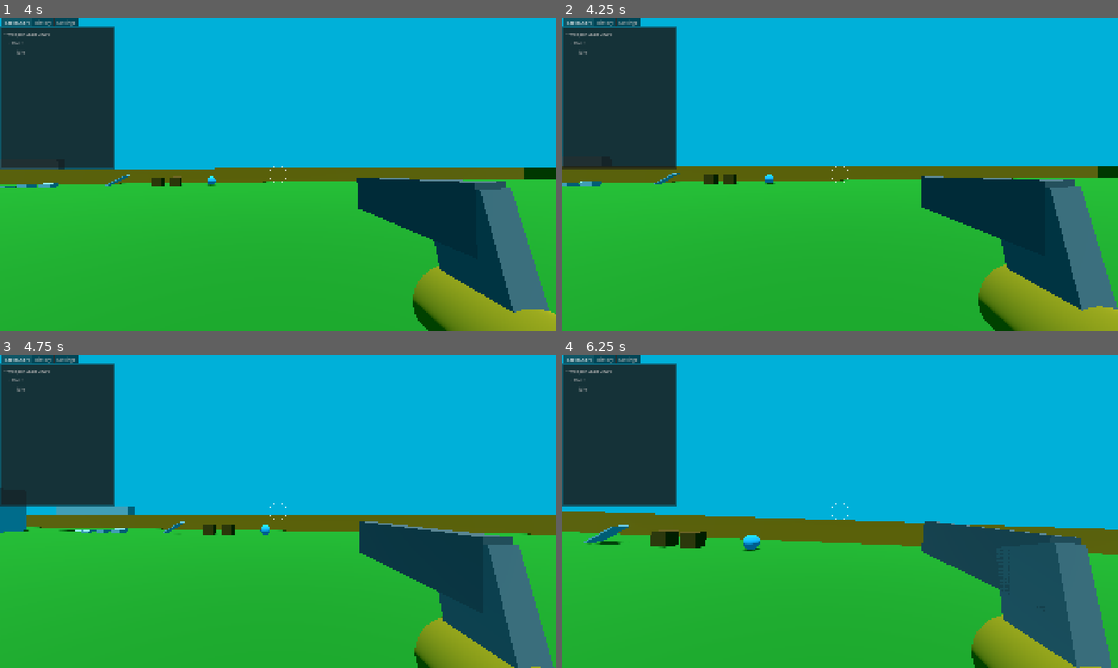
Above: before the commit, frames 1-4 (two rows, left to right).
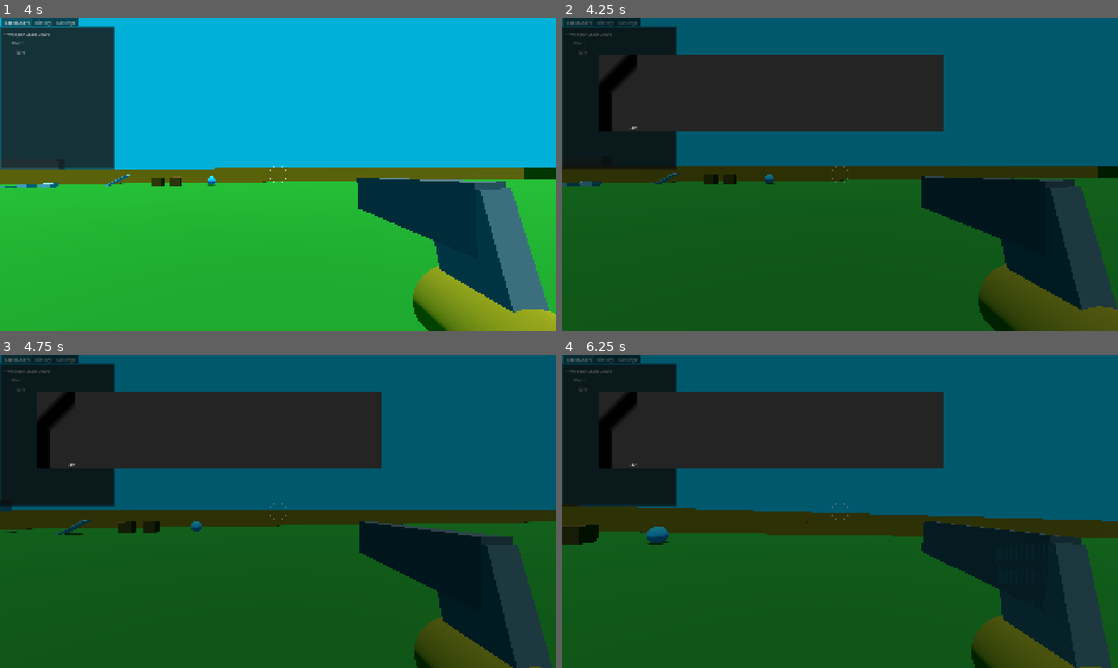
Above: after the commit, the same moments.

Repository: janisl/rpg-core
Game: Godot game, scene res://systems/main_scene.tscn
The game is run twice, just before and just after one commit, with the same random seed, the same clock (stepped at 60 frames per second) and the same inputs.
Inputs (mouse positions are in pixels of both pictures, inside the frame that each line leads up to):
- Up to frame 1 (4 s): move the mouse to (305, 174) at 0.52 s; hold Shift (crouch) 0.53-1.28 s; hold W (forward) from 0.53 s (still down); tap Space (jump) at 0.77, 1.52, 3.02, 3.77 s; move the mouse to (250, 174) at 1.27 s; click (250, 174) at 1.35 s; move the mouse to (289, 168) at 2.02 s; hold Ctrl (sprint) 2.03-2.78 s; move the mouse to (272, 180) at 2.77 s; tap Z (test) at 2.85 s; move the mouse to (316, 177) at 3.52 s; tap 1 at 3.6 s
- Up to frame 2 (4.25 s): keep holding W (forward); tap Tab (inventory, bound only after the commit) at 4.15 s
- Up to frame 3 (4.75 s): keep holding W (forward); move the mouse to (233, 508) at 4.27 s; tap Shift (crouch) at 4.35 s; tap Space (jump) at 4.52 s
- Up to frame 4 (6.25 s): move the mouse to (845, 511) at 5.02 s; press the mouse at (845, 511) at 5.03 s; move the mouse to (817, 505) at 5.77 s; release W (forward) at 5.78 s; release the mouse at (817, 505) at 5.78 s; hold D (right) from 5.78 s (still down); tap Ctrl (sprint) at 5.85 s; tap Space (jump) at 6.02 s

Frame 1 is identical in both runs. In frame 2, 97% of the frame differs, in the area x 0-100%, y 0-100%; in frame 3, 97%; in frame 4, 97%.

Commit message:
In-game inventory screen

Diff:
--- a/project.godot
+++ b/project.godot
@@ -112,6 +112,11 @@
 "events": [Object(InputEventMouseButton,"resource_local_to_scene":false,"resource_name":"","device":-1,"window_id":0,"a …(258 unchanged characters)…
 ]
 }
+inventory={
+"deadzone": 0.2,
+"events": [Object(InputEventKey,"resource_local_to_scene":false,"resource_name":"","device":-1,"window_id":0,"alt_pressed":false,"shift_pressed":false,"ctrl_pressed":false,"meta_pressed":false,"pressed":false,"keycode":0,"physical_keycode":4194306,"key_label":0,"unicode":0,"location":0,"echo":false,"script":null)
+]
+}
 
 [layer_names]
 
--- /dev/null
+++ b/ui/in_game_screen/in_game_screen.gd
@@ -0,0 +1,35 @@
+class_name InGameScreen
+extends Control
+
+const ITEM_SLOT_CONTROL = preload("uid://d3nmme6bfak14")
+
+@onready var slots_container: FlowContainer = $ColorRect/SlotsContainer
+
+var _player: Player
+
+
+func _ready() -> void:
+	_player = get_tree().get_nodes_in_group("player")[0]
+
+
+func show_screen() -> void:
+	visible = true
+	_recreate_slots()
+
+
+func hide_screen() -> void:
+	visible = false
+	_clear()
+
+
+func _clear() -> void:
+	for c in slots_container.get_children():
+		c.queue_free()
+
+
+func _recreate_slots() -> void:
+	_clear()
+	for i in _player.inventory.slots.size():
+		var slot := ITEM_SLOT_CONTROL.instantiate() as ItemSlotControl
+		slots_container.add_child(slot)
+		slot.init(_player.inventory, i)
--- /dev/null
+++ b/ui/in_game_screen/in_game_screen.tscn
@@ -0,0 +1,34 @@
+[gd_scene format=3 uid="uid://li5ryexfavom"]
+
+[ext_resource type="Script" uid="uid://ni25kqrant6d" path="res://ui/in_game_screen/in_game_screen.gd" id="1_kbxrr"]
+[ext_resource type="PackedScene" uid="uid://d3nmme6bfak14" path="res://ui/in_game_screen/item_slot_control.tscn" id="1_lihay"]
+
+[node name="InGameScreen" type="Control" unique_id=606499691]
+layout_mode = 3
+anchors_preset = 15
+anchor_right = 1.0
+anchor_bottom = 1.0
+grow_horizontal = 2
+grow_vertical = 2
+script = ExtResource("1_kbxrr")
+
+[node name="ColorRect" type="ColorRect" parent="." unique_id=311715911]
+layout_mode = 1
+anchors_preset = 15
+anchor_right = 1.0
+anchor_bottom = 1.0
+grow_horizontal = 2
+grow_vertical = 2
+color = Color(0, 0, 0, 0.49803922)
+
+[node name="SlotsContainer" type="FlowContainer" parent="ColorRect" unique_id=648689634]
+layout_mode = 0
+offset_left = 128.0
+offset_top = 128.0
+offset_right = 1368.0
+offset_bottom = 386.0
+theme_override_constants/h_separation = 2
+theme_override_constants/v_separation = 2
+
+[node name="ColorRect" parent="ColorRect/SlotsContainer" unique_id=1931404340 instance=ExtResource("1_lihay")]
+layout_mode = 2
--- /dev/null
+++ b/ui/in_game_screen/item_slot_control.gd
@@ -0,0 +1,36 @@
+class_name ItemSlotControl
+extends ColorRect
+
+var _inventory: Inventory
+var _index: int
+
+@onready var item_icon: TextureRect = $ItemIcon
+@onready var amount_label: Label = $AmountLabel
+
+
+func init(inventory: Inventory, index: int) -> void:
+	_inventory = inventory
+	_index = index
+	_update_slot()
+	_inventory.slot_changed.connect(_on_slot_changed)
+
+
+func _on_slot_changed(index: int) -> void:
+	if index != _index:
+		return
+	_update_slot()
+
+
+func _update_slot() -> void:
+	var stack := _inventory.slots[_index]
+	if not stack or not stack.is_valid:
+		item_icon.visible = false
+		amount_label.visible = false
+	else:
+		item_icon.visible = true
+		item_icon.texture = stack.item.icon
+		if stack.amount == 1:
+			amount_label.visible = false
+		else:
+			amount_label.visible = true
+			amount_label.text = str(stack.amount)
--- /dev/null
+++ b/ui/in_game_screen/item_slot_control.tscn
@@ -0,0 +1,36 @@
+[gd_scene format=3 uid="uid://d3nmme6bfak14"]
+
+[ext_resource type="Script" uid="uid://b01wyvqydf1sn" path="res://ui/in_game_screen/item_slot_control.gd" id="1_ij2ti"]
+
+[node name="ColorRect" type="ColorRect" unique_id=1931404340]
+custom_minimum_size = Vector2(130, 130)
+color = Color(0.14044744, 0.14044747, 0.14044738, 1)
+script = ExtResource("1_ij2ti")
+
+[node name="ItemIcon" type="TextureRect" parent="." unique_id=1779587367]
+layout_mode = 1
+anchors_preset = 15
+anchor_right = 1.0
+anchor_bottom = 1.0
+offset_left = 1.0
+offset_top = 1.0
+offset_right = 1.0
+offset_bottom = 1.0
+grow_horizontal = 2
+grow_vertical = 2
+
+[node name="AmountLabel" type="Label" parent="." unique_id=2075202681]
+layout_mode = 1
+anchors_preset = 3
+anchor_left = 1.0
+anchor_top = 1.0
+anchor_right = 1.0
+anchor_bottom = 1.0
+offset_left = -41.0
+offset_top = -24.0
+offset_right = -1.0
+offset_bottom = -1.0
+grow_horizontal = 0
+grow_vertical = 0
+text = "999"
+horizontal_alignment = 2
--- a/ui/user_interface.gd
+++ b/ui/user_interface.gd
@@ -1,11 +1,20 @@
 extends CanvasLayer
 
 @onready var water_ripple_overlay: TextureRect = $WaterRippleOverlay
+@onready var in_game_screen: InGameScreen = $InGameScreen
 
 
 func _ready() -> void:
 	GlobalManager.camera_underwater_effect_changed.connect(_on_camera_underwater_effect_changed)
 
 
+func _unhandled_input(event: InputEvent) -> void:
+	if event.is_action_pressed("inventory"):
+		if in_game_screen.visible:
+			in_game_screen.hide_screen()
+		else:
+			in_game_screen.show_screen()
+
+
 func _on_camera_underwater_effect_changed() -> void:
 	water_ripple_overlay.visible = GlobalManager.camera_underwater_effect
--- a/ui/user_interface.tscn
+++ b/ui/user_interface.tscn
@@ -3,6 +3,7 @@
 [ext_resource type="Script" uid="uid://blwu7xyl5slu4" path="res://ui/reticle_control.gd" id="1_mm06q"]
 [ext_resource type="Script" uid="uid://btgmq5uw4sufl" path="res://ui/user_interface.gd" id="1_r3gyj"]
 [ext_resource type="Shader" uid="uid://bd7wk8i5mqe5g" path="res://shaders/camera_water_overlay.gdshader" id="1_ue2kl"]
+[ext_resource type="PackedScene" uid="uid://li5ryexfavom" path="res://ui/in_game_screen/in_game_screen.tscn" id="4_5skvp"]
 
 [sub_resource type="ShaderMaterial" id="ShaderMaterial_r3gyj"]
 shader = ExtResource("1_ue2kl")
@@ -36,3 +37,7 @@
 layout_mode = 2
 script = ExtResource("1_mm06q")
 metadata/_custom_type_script = "uid://blwu7xyl5slu4"
+
+[node name="InGameScreen" parent="." unique_id=606499691 instance=ExtResource("4_5skvp")]
+process_mode = 3
+visible = false
--- a/weapons/resources/laser.tres
+++ b/weapons/resources/laser.tres
@@ -11,6 +11,8 @@
 
 [sub_resource type="GradientTexture2D" id="GradientTexture2D_wsopd"]
 gradient = SubResource("Gradient_shorh")
+width = 128
+height = 128
 fill_to = Vector2(1, 1)
 
 [resource]
--- a/weapons/resources/pistol.tres
+++ b/weapons/resources/pistol.tres
@@ -10,6 +10,8 @@
 
 [sub_resource type="GradientTexture2D" id="GradientTexture2D_8hv22"]
 gradient = SubResource("Gradient_cm5tq")
+width = 128
+height = 128
 fill_to = Vector2(1, 1)
 
 [resource]
--- a/weapons/resources/shotgun.tres
+++ b/weapons/resources/shotgun.tres
@@ -10,6 +10,8 @@
 
 [sub_resource type="GradientTexture2D" id="GradientTexture2D_8hv22"]
 gradient = SubResource("Gradient_vy2tt")
+width = 128
+height = 128
 fill_to = Vector2(1, 1)
 
 [resource]
Not shown, added: ui/in_game_screen/in_game_screen.gd.uid
Not shown, added: ui/in_game_screen/item_slot_control.gd.uid
